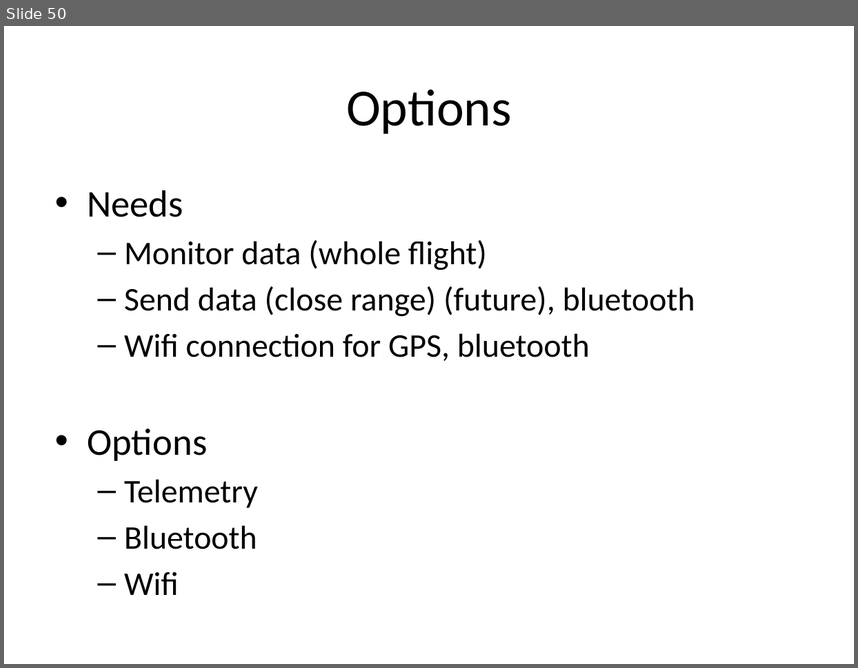
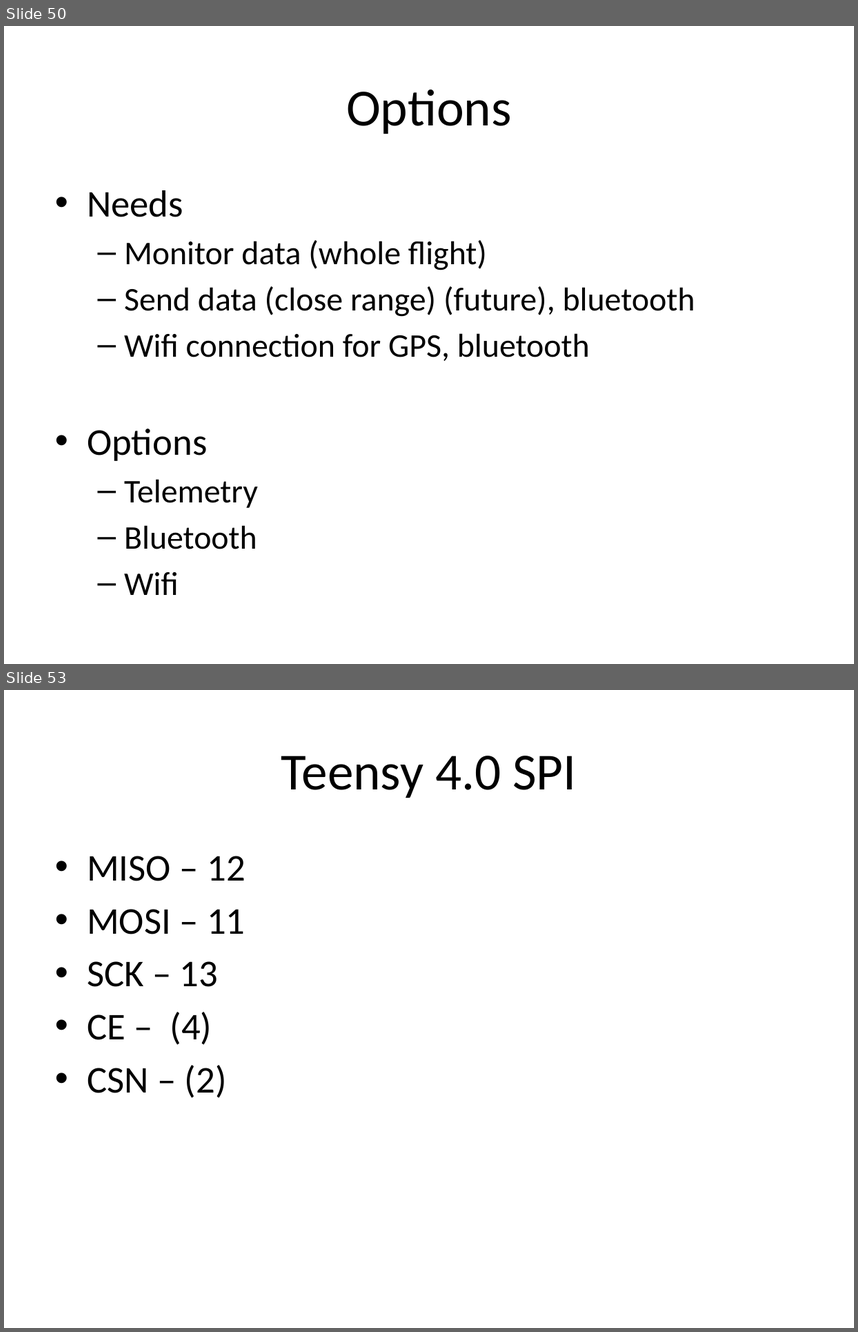
Before and after one commit to malex2/Cpp-Aircraft-Simulation, a slide deck: Simulation Outline.pptx. Shown one above the other, each under a label of ours: slide 50 before the commit, slides 50 and 53 after it; the slides between them are not shown. The pictures are 858x668 and 858x1332 pixels, drawn with LibreOffice and Linux fonts; fonts in the diff are those of the drawing. Boxes give left, top, right and bottom in pixels: in the first picture for what was removed or moved away, otherwise in the second. Text is boxed around its words. In the diff, an @@ line names an element or a change of style, - is before the commit and + after.

```diff
--- a/Simulation Outline.pptx
+++ b/Simulation Outline.pptx
@@ slide 53 added at [4,690,854,1328], background #FFFFFF @@
@@ title added at [281,756,576,798], 44 pt, text #000000 @@
+Teensy 4.0 SPI
@@ text added at [87,856,245,1098], 32 pt, text #000000 @@
+• MISO – 12
+• MOSI – 11
+• SCK – 13
+• CE – (4)
+• CSN – (2)
```
Also in this commit, not shown: 1 slide changed, 1 other slide added, 44 other files.
